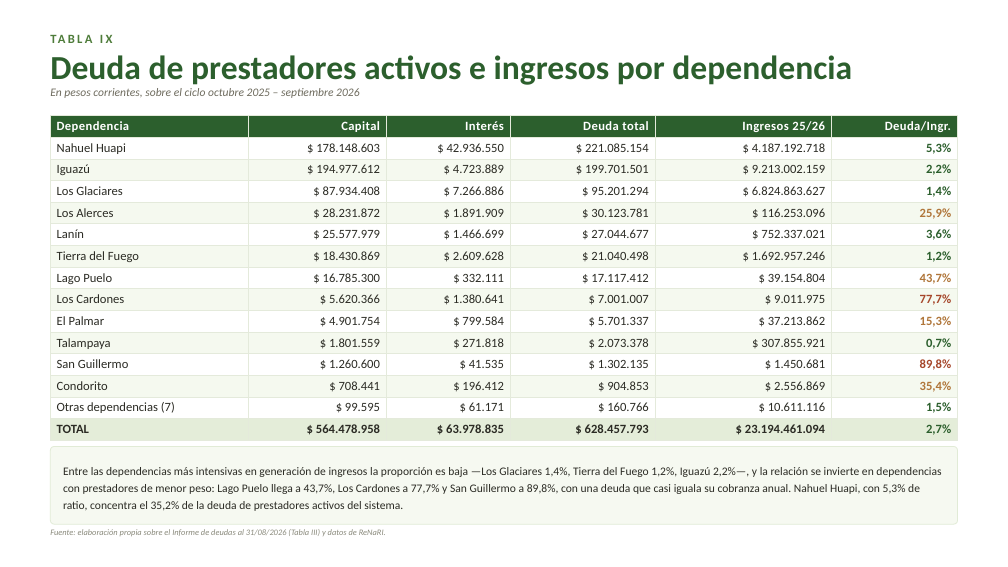
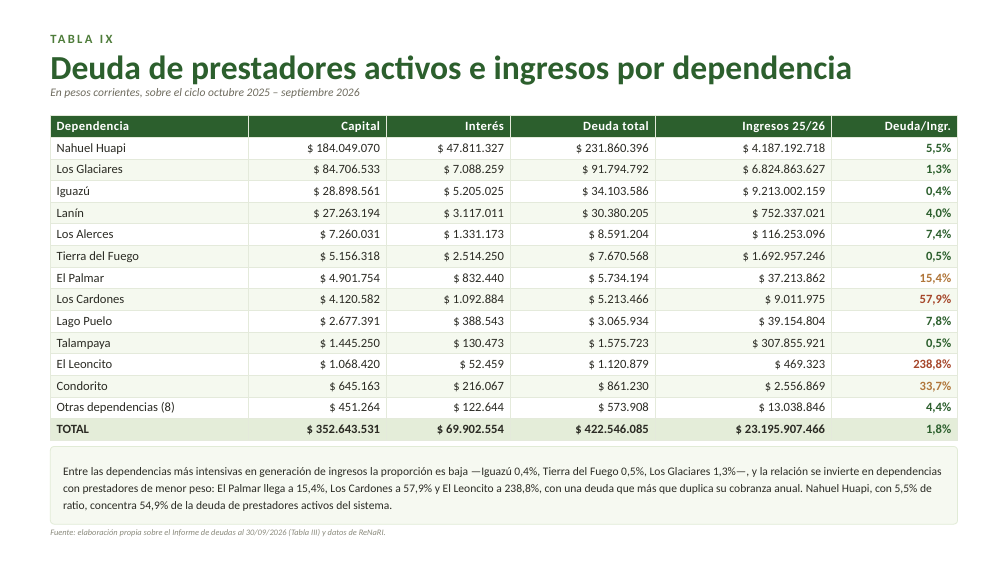
Before and after one commit to FFA-Argentina/ingresos-APN, a slide deck: slide 15 of Informe_Cobranzas_trienal_sep26.pptx. Drawn at 1008x567 pixels with LibreOffice and Linux fonts; fonts in the diff are those of the drawing. Boxes give left, top, right and bottom in pixels: in the first picture for what was removed or moved away, otherwise in the second. Text is boxed around its words. In the diff, an @@ line names an element or a change of style, - is before the commit and + after.

```diff
--- a/Informe_Cobranzas_trienal_sep26.pptx
+++ b/Informe_Cobranzas_trienal_sep26.pptx
@@ table at bbox=[51, 116, 958, 439] @@
-row 2: Nahuel Huapi | $ 178.148.603 | $ 42.936.550 | $ 221.085.154 | $ 4.187.192.718 | 5,3%
+row 2: Nahuel Huapi | $ 184.049.070 | $ 47.811.327 | $ 231.860.396 | $ 4.187.192.718 | 5,5%
-row 3: Iguazú | $ 194.977.612 | $ 4.723.889 | $ 199.701.501 | $ 9.213.002.159 | 2,2%
+row 3: Los Glaciares | $ 84.706.533 | $ 7.088.259 | $ 91.794.792 | $ 6.824.863.627 | 1,3%
-row 4: Los Glaciares | $ 87.934.408 | $ 7.266.886 | $ 95.201.294 | $ 6.824.863.627 | 1,4%
+row 4: Iguazú | $ 28.898.561 | $ 5.205.025 | $ 34.103.586 | $ 9.213.002.159 | 0,4%
-row 5: Los Alerces | $ 28.231.872 | $ 1.891.909 | $ 30.123.781 | $ 116.253.096 | 25,9%
+row 5: Lanín | $ 27.263.194 | $ 3.117.011 | $ 30.380.205 | $ 752.337.021 | 4,0%
-row 6: Lanín | $ 25.577.979 | $ 1.466.699 | $ 27.044.677 | $ 752.337.021 | 3,6%
+row 6: Los Alerces | $ 7.260.031 | $ 1.331.173 | $ 8.591.204 | $ 116.253.096 | 7,4%
-row 7: Tierra del Fuego | $ 18.430.869 | $ 2.609.628 | $ 21.040.498 | $ 1.692.957.246 | 1,2%
+row 7: Tierra del Fuego | $ 5.156.318 | $ 2.514.250 | $ 7.670.568 | $ 1.692.957.246 | 0,5%
-row 8: Lago Puelo | $ 16.785.300 | $ 332.111 | $ 17.117.412 | $ 39.154.804 | 43,7%
+row 8: El Palmar | $ 4.901.754 | $ 832.440 | $ 5.734.194 | $ 37.213.862 | 15,4%
-row 9: Los Cardones | $ 5.620.366 | $ 1.380.641 | $ 7.001.007 | $ 9.011.975 | 77,7%
+row 9: Los Cardones | $ 4.120.582 | $ 1.092.884 | $ 5.213.466 | $ 9.011.975 | 57,9%
-row 10: El Palmar | $ 4.901.754 | $ 799.584 | $ 5.701.337 | $ 37.213.862 | 15,3%
+row 10: Lago Puelo | $ 2.677.391 | $ 388.543 | $ 3.065.934 | $ 39.154.804 | 7,8%
-row 11: Talampaya | $ 1.801.559 | $ 271.818 | $ 2.073.378 | $ 307.855.921 | 0,7%
+row 11: Talampaya | $ 1.445.250 | $ 130.473 | $ 1.575.723 | $ 307.855.921 | 0,5%
-row 12: San Guillermo | $ 1.260.600 | $ 41.535 | $ 1.302.135 | $ 1.450.681 | 89,8%
+row 12: El Leoncito | $ 1.068.420 | $ 52.459 | $ 1.120.879 | $ 469.323 | 238,8%
-row 13: Condorito | $ 708.441 | $ 196.412 | $ 904.853 | $ 2.556.869 | 35,4%
+row 13: Condorito | $ 645.163 | $ 216.067 | $ 861.230 | $ 2.556.869 | 33,7%
-row 14: Otras dependencias (7) | $ 99.595 | $ 61.171 | $ 160.766 | $ 10.611.116 | 1,5%
+row 14: Otras dependencias (8) | $ 451.264 | $ 122.644 | $ 573.908 | $ 13.038.846 | 4,4%
-row 15: TOTAL | $ 564.478.958 | $ 63.978.835 | $ 628.457.793 | $ 23.194.461.094 | 2,7%
+row 15: TOTAL | $ 352.643.531 | $ 69.902.554 | $ 422.546.085 | $ 23.195.907.466 | 1,8%
@@ text at bbox=[63, 467, 941, 511]: text changed @@
-Entre las dependencias más intensivas en generación de ingresos la proporción es baja —Los Glaciares 1,4%, Tierra del Fuego 1,2%, Iguazú 2,2%—, y la relación se invierte en dependencias con prestadores de menor peso: Lago Puelo llega a 43,7%, Los Cardones a 77,7% y San Guillermo a 89,8%, con una deuda que casi iguala su cobranza anual. Nahuel Huapi, con 5,3% de ratio, concentra el 35,2% de la deuda de prestadores activos del sistema.
+Entre las dependencias más intensivas en generación de ingresos la proporción es baja —Iguazú 0,4%, Tierra del Fuego 0,5%, Los Glaciares 1,3%—, y la relación se invierte en dependencias con prestadores de menor peso: El Palmar llega a 15,4%, Los Cardones a 57,9% y El Leoncito a 238,8%, con una deuda que más que duplica su cobranza anual. Nahuel Huapi, con 5,5% de ratio, concentra 54,9% de la deuda de prestadores activos del sistema.
```
Also in this commit, not shown: 3 other slides changed, 4 other files.
